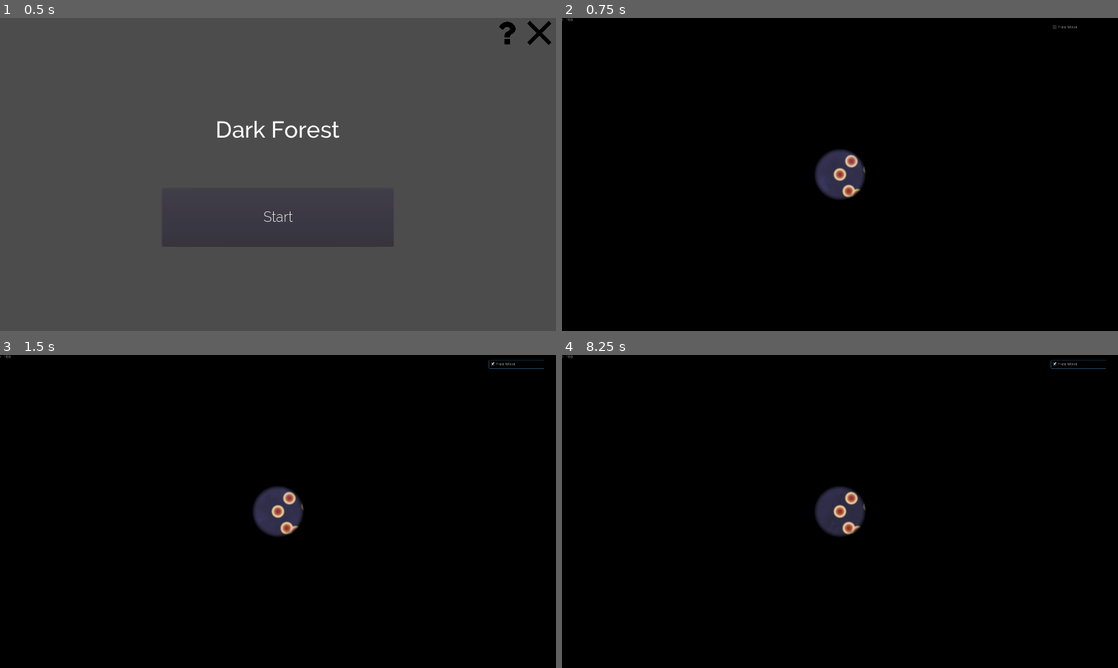
Above: before the commit, frames 1-4 (two rows, left to right).
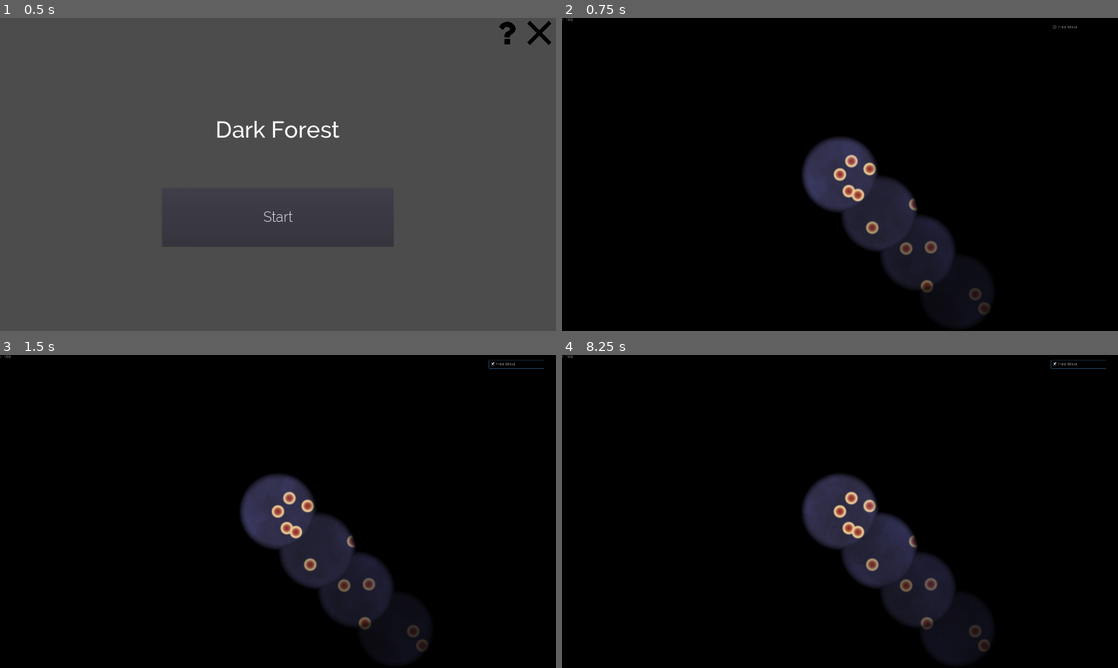
Above: after the commit, the same moments.

Repository: WeLoveGodot/GameOff2019
Game: Godot game, scene res://scene/Menu.tscn
Same seed, same stepped clock (60 frames per second), same inputs: the game is played once before the commit and once after it.
Inputs (mouse positions are in pixels of both pictures, inside the frame that each line leads up to):
- Up to frame 1 (0.5 s): no input
- Up to frame 2 (0.75 s): click "Start" at 0.5 s
- Up to frame 3 (1.5 s): click "Free Move" at 1.25 s
- Up to frame 4 (8.25 s): click "Free Move" at 2 s; click "Free Move" at 2.75 s; tap Enter at 3.5, 5, 6.5 s; move the mouse to (962, 495) at 3.52 s; click (962, 495) at 3.67 s; tap Space at 4.25, 5.75, 7.25 s; move the mouse to (728, 527) at 4.27 s; click (728, 527) at 4.42 s; move the mouse to (895, 442) at 5.02 s; click (895, 442) at 5.17 s; move the mouse to (812, 574) at 5.77 s; click (812, 574) at 5.92 s; move the mouse to (1006, 558) at 6.52 s; click (1006, 558) at 6.67 s; move the mouse to (673, 464) at 7.27 s; click (673, 464) at 7.42 s; move the mouse to (867, 511) at 8.02 s; click (867, 511) at 8.17 s

Frame 1 is identical in both runs. In frame 2, 6.3% of the frame differs, in the area x 43-77%, y 38-99%; in frame 3, 6.3%; in frame 4, 7.0%, in the area x 43-78%, y 38-99%.

Commit message:
fix(shader): fix alpha mix for multiple holes

Diff:
--- a/resource/shader/Holes.shader
+++ b/resource/shader/Holes.shader
@@ -18,7 +18,7 @@
 }
 
 float mix_alpha(float a1, float a2) {
-	return min(min(a1, a2), a1 * a2);
+	return min(a1, a2);
 }
 
 float dis_alpha(float hole_alpha, float dis, float rr, float rr2) {
--- a/scene/Game.gd
+++ b/scene/Game.gd
@@ -59,6 +59,8 @@
 func collect_holes():
 	$Holes.clear_holes()
 	$Holes.add_hole(me.field_radius, me.get_coor())
+	for i in range(4):
+		$Holes.add_hole_a(150, Vector2(i * 150, i * 150), i * 0.25)
 
 func update_camera_zoom():
   var half_height = Global.EXRA_CAMERA_HEIGHT + Global.explore_distance(me)
